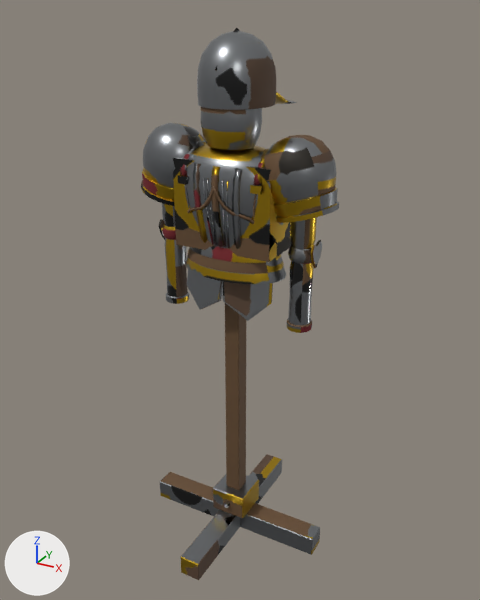
The glTF model Assets/Models/ArtBible/Items/Late/ParadeArmourOnItsStand/glTF/ParadeArmourOnItsStand.gltf: old version first, new version second.
Camera for both pictures: a 50 mm lens placed at (1.072, -1.916, 1.962), pointed at (0.006, 0.022, 0.992). Arrows for +X, +Y and +Z are at lower left; the lights stay in place. The picture after the commit comes second. Vertices at exactly the same position are counted once.

Script lines for the objects in view, before the commit:
```python
me_paradearmouronitsstand = bpy.data.meshes.new('ParadeArmourOnItsStand')
me_paradearmouronitsstand.from_pydata(...)  # 2119 vertices, 4070 faces; spans x -0.37..0.37, y -0.36..0.36, z 0.0..1.91
me_paradearmouronitsstand.materials.append(mat_paradearmouronitsstand)
ob_paradearmouronitsstand = bpy.data.objects.new('ParadeArmourOnItsStand', me_paradearmouronitsstand)
ob_paradearmouronitsstand.location = (0.0, 0.0, 0.0)
```
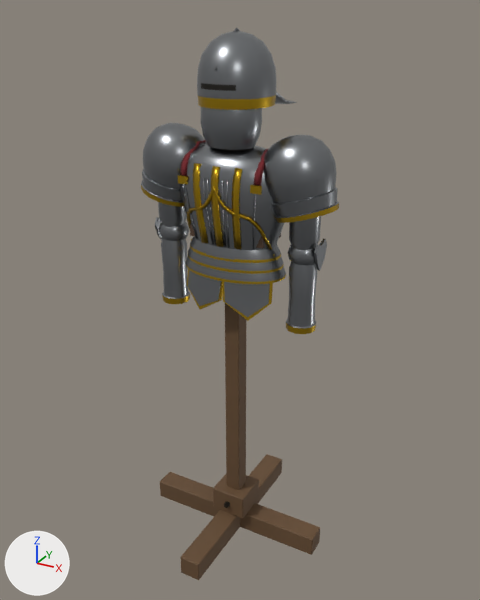
Pixel boxes [x1, y1, x2, y2] of what changed, in the pictures (480 x 600 px; the box of a moved part takes in the faces that stretch with it):
part 1 of me_paradearmouronitsstand, added: after [190, 224, 281, 249]
part 2 of me_paradearmouronitsstand, added: after [155, 217, 162, 241]
part 3 of me_paradearmouronitsstand, added: after [314, 238, 327, 271]
part 4 of me_paradearmouronitsstand, moved or reshaped: before [159, 158, 322, 333]; after [158, 163, 321, 334]
part 5 of me_paradearmouronitsstand, surface changed: [141, 28, 339, 579] in both

The edits, one by one:
me_paradearmouronitsstand is used by ob_paradearmouronitsstand; location (0.0, 0.0, 0.0).
me_paradearmouronitsstand had 2119 vertices, 4070 faces and spanned x -0.37..0.37, y -0.36..0.36, z 0.0..1.91.
me_paradearmouronitsstand now has 2155 vertices, 4142 faces and spans x -0.37..0.37, y -0.36..0.36, z 0.0..1.91.
me_paradearmouronitsstand part 1: a new loose piece, a box spanning x -0.14..0.14, y -0.07..0.07, z 1.24..1.48, in mat_paradearmouronitsstand.
me_paradearmouronitsstand part 2: the loose piece of 16 vertices spanning x -0.3..-0.29, y -0.03..0.05, z 1.18..1.26 is copied, and the copy is moved by (-0.01, 0.0, 0.0); it spans x -0.32..-0.31, y -0.04..0.06, z 1.17..1.27.
me_paradearmouronitsstand part 3: the loose piece of 16 vertices spanning x 0.29..0.3, y -0.03..0.05, z 1.18..1.26 is copied, and the copy is moved by (0.01, 0.0, 0.0); it spans x 0.31..0.32, y -0.04..0.06, z 1.17..1.27.
me_paradearmouronitsstand part 4: 176 vertices moved from x -0.3..0.3, y -0.11..0.05, z 0.95..1.46 to x -0.31..0.31, y -0.11..0.06, z 0.95..1.46; 88 vertices removed from x -0.3..0.3, y -0.1..0.1, z 1.18..1.51; 84 vertices added at x -0.31..0.31, y -0.13..0.04, z 1.17..1.51.
me_paradearmouronitsstand part 5: 3360 kept faces spanning x -0.37..0.37, y -0.36..0.36, z 0.0..1.91 get new texture (UV) coordinates.
